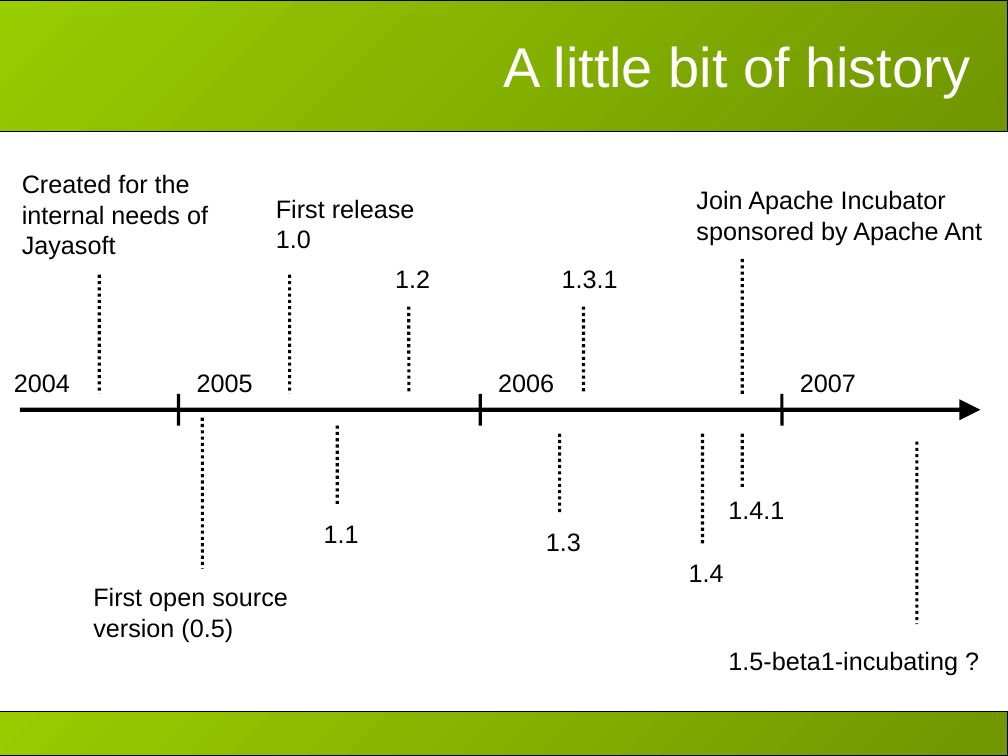
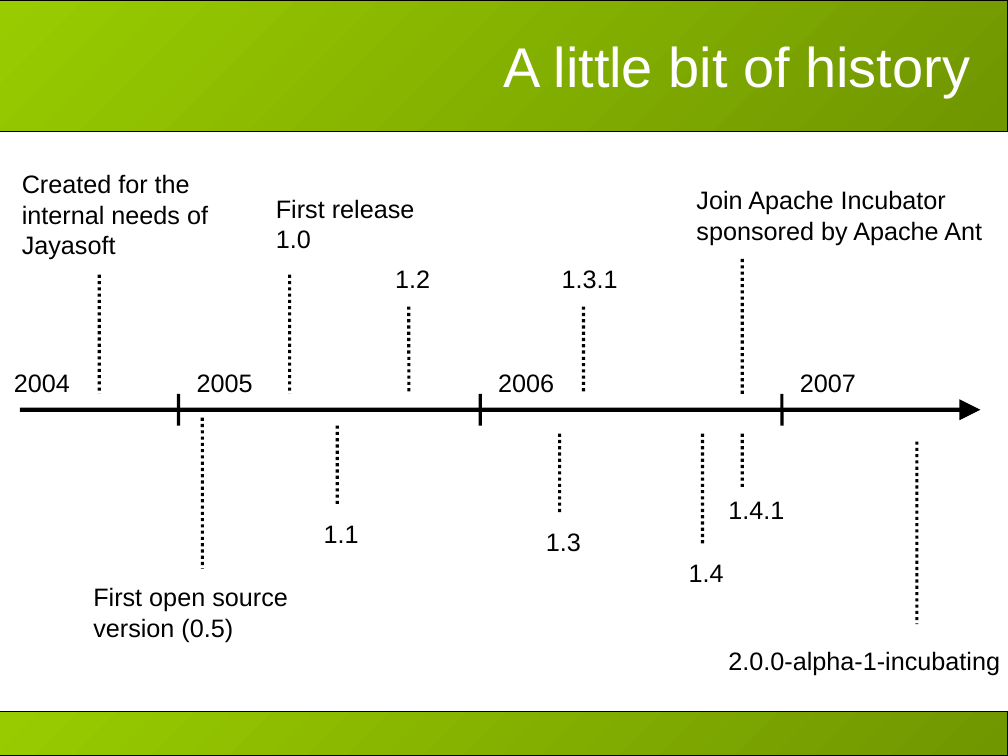
Before and after one commit to apache/ant-ivy, a slide deck: slide 6 of doc/presentations/apache-con-2007/slides.ppt. Drawn at 1008x756 pixels with LibreOffice and Linux fonts; fonts in the diff are those of the drawing; background and template pictures are left out. Boxes give left, top, right and bottom in pixels: in the first picture for what was removed or moved away, otherwise in the second. Text is boxed around its words. In the diff, an @@ line names an element or a change of style, - is before the commit and + after.

Commit message:
some ApacheCon presentation updates before the talk: - add demo 3 - slight review of slides - upgrade demos to 2.0 alpha1

```diff
--- a/doc/presentations/apache-con-2007/slides.ppt
+++ b/doc/presentations/apache-con-2007/slides.ppt
@@ text at [728,651,1000,675]: text changed @@
-1.5-beta1-incubating ?
+2.0.0-alpha-1-incubating
```
Also in this commit, not shown: 4 other slides changed, 13 other files.
